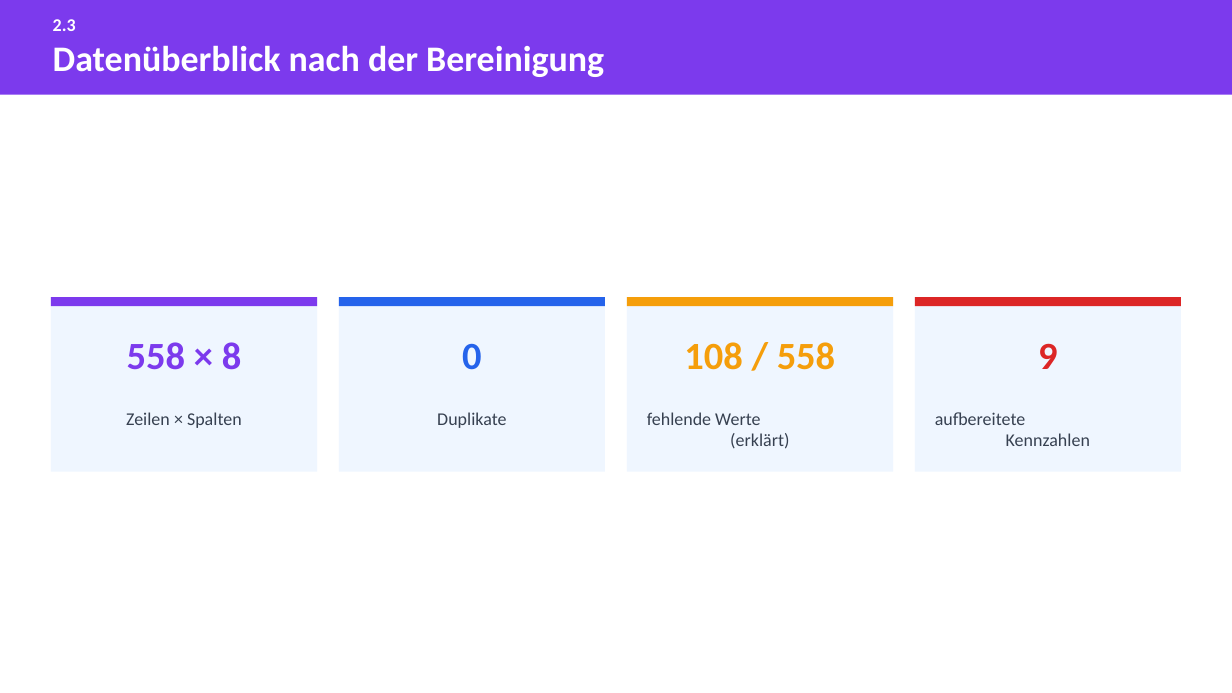
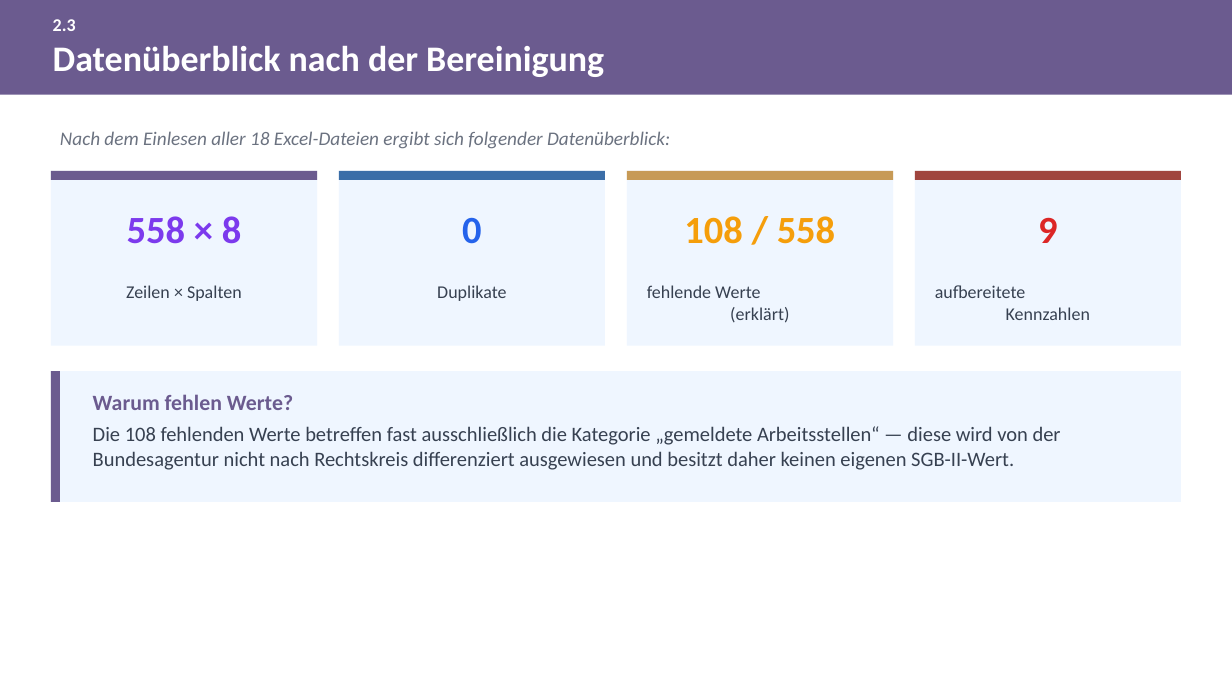
Before and after one commit to eufunk/arbeitsmarkt-regensburg, a slide deck: slide 9 of Dok/Projektpraesentation.pptx. Drawn at 1232x693 pixels with LibreOffice and Linux fonts; fonts in the diff are those of the drawing. Boxes give left, top, right and bottom in pixels: in the first picture for what was removed or moved away, otherwise in the second. Text is boxed around its words. In the diff, an @@ line names an element or a change of style, - is before the commit and + after.

Commit message:
Projektdokumentation und -praesentation um Kapitel 5-11 erweitern, visuell ueberarbeiten
Word: neue Kapitel Fluktuation, Demografie, Erwerbstaetigkeit, Finanzen,
Foerderung, Bezugsdauer und Rechtskreisvergleich in voller Paritaet ergaenzt,
Kennzahlen hervorgehoben, echtes klickbares Inhaltsverzeichnis mit
Seitenzahlen aufgebaut.

PPT: entsprechende Kapitel-Folien ergaenzt, Farbpalette entschaerft,
mehrere Folien auf Kacheln/Panele umgestellt und Zeitraumangaben
(Vormonat/Vorjahresmonat vs. Gesamtzeitraum) praezisiert.

```diff
--- a/Dok/Projektpraesentation.pptx
+++ b/Dok/Projektpraesentation.pptx
@@ rectangle at (0, 0, 1231, 94): fill #7C3AED to #6B5B8F @@
@@ text added at (60, 131, 670, 149), 15 pt, text #6B7280, italic @@
+Nach dem Einlesen aller 18 Excel-Dateien ergibt sich folgender Datenüberblick:
@@ 8 texts, 8 rectangles: place and size @@
-8 texts, 8 rectangles at (51, 297, 1180, 472)
+8 texts, 8 rectangles at (51, 171, 1180, 345)
@@ rectangle at (51, 171, 317, 180): fill #7C3AED to #6B5B8F @@
@@ rectangle at (339, 171, 605, 180): fill #2563EB to #3B6EA8 @@
@@ rectangle at (627, 171, 893, 180): fill #F59E0B to #C79A56 @@
@@ rectangle at (914, 171, 1180, 180): fill #DC2626 to #A0453F @@
@@ rectangle added at (51, 371, 1180, 502), fill #EFF6FF @@
@@ rectangle added at (51, 371, 60, 502), fill #6B5B8F @@
@@ text added at (93, 394, 293, 410), 17 pt, text #6B5B8F, bold @@
+Warum fehlen Werte?
@@ text added at (93, 426, 1061, 470), 16 pt, text #374151 @@
+Die 108 fehlenden Werte betreffen fast ausschließlich die Kategorie „gemeldete Arbeitsstellen“ — diese wird von der Bundesagentur nicht nach Rechtskreis differenziert ausgewiesen und besitzt daher keinen eigenen SGB-II-Wert.
```
Also in this commit, not shown: 29 other slides changed, 35 slides added, 23 other files.
